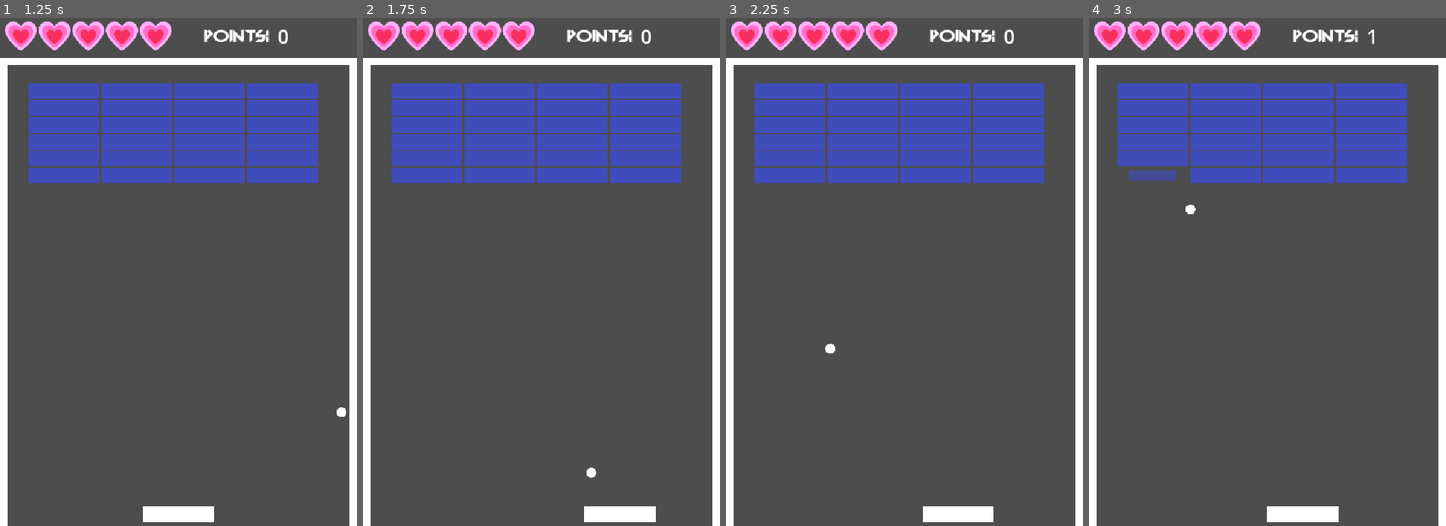
Above: before the commit, frames 1-4 (left to right).
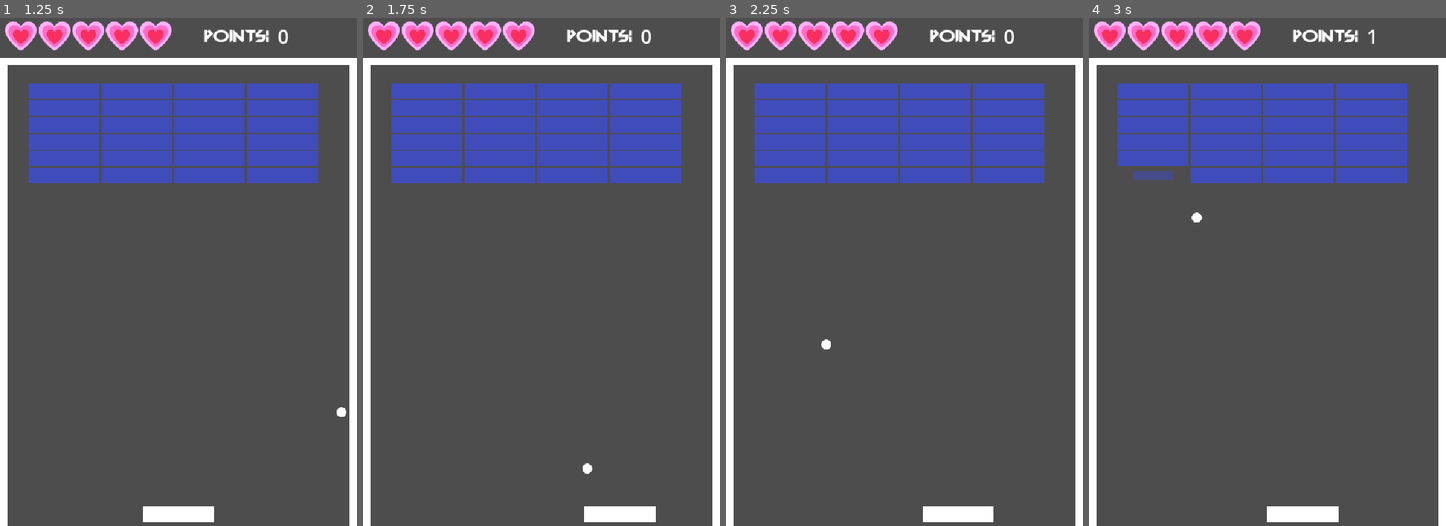
Above: after the commit, the same moments.

Repository: perezosoman/simple-arkanoid
Game: Godot game, scene res://scenes/main.tscn
Two runs of this game, one before a commit and one after it. Both use one fixed random seed, a clock stepped at 60 frames per second and the inputs below.
Inputs (mouse positions are in pixels of both pictures, inside the frame that each line leads up to):
- Up to frame 1 (1.25 s): click "START" at 0.5 s
- Up to frame 2 (1.75 s): move the mouse to (620, 246) at 1.27 s; press the mouse at (620, 246) at 1.28 s
- Up to frame 3 (2.25 s): move the mouse to (833, 297) at 2.02 s; release the mouse at (833, 297) at 2.03 s; click (833, 297) at 2.1 s
- Up to frame 4 (3 s): move the mouse to (1303, 160) at 2.77 s; press the mouse at (1303, 160) at 2.78 s

Frame 1 is identical in both runs. In frame 2, less than 0.1% of the frame differs, in the area x 61-66%, y 87-91%; in frame 3, less than 0.1%; in frame 4, 0.2%, in the area x 11-32%, y 30-41%.

Commit message:
Cambio d e version y problemas menores

Diff:
--- a/project.godot
+++ b/project.godot
@@ -8,12 +8,16 @@
 
 config_version=5
 
+[animation]
+
+compatibility/default_parent_skeleton_in_mesh_instance_3d=true
+
 [application]
 
 config/name="Simple Arkanoid con Godot"
 config/version="0.1"
 run/main_scene="uid://dfv6po51h533m"
-config/features=PackedStringArray("4.5", "GL Compatibility")
+config/features=PackedStringArray("4.6", "GL Compatibility")
 config/icon="uid://diouyaurldvxy"
 
 [autoload]
--- a/scenes/levels/test_special_blocks.tscn
+++ b/scenes/levels/test_special_blocks.tscn
@@ -7,7 +7,6 @@
 [ext_resource type="PackedScene" uid="uid://c3p87o0a1qqbu" path="res://scenes/blocks/block.tscn" id="5_fk7q5"]
 [ext_resource type="PackedScene" uid="uid://clx4sd6pqtvfu" path="res://scenes/blocks/hard_block.tscn" id="6_01ki5"]
 [ext_resource type="PackedScene" uid="uid://ed13xv1r5uc1" path="res://scenes/blocks/unbreakable_block.tscn" id="7_ppiiu"]
-[ext_resource type="Script" uid="uid://cptsarjkdgqm8" path="res://scripts/tile_map_layer.gd" id="8_oaxp8"]
 
 [sub_resource type="TileSetScenesCollectionSource" id="TileSetScenesCollectionSource_ppiiu"]
 resource_name = "Blocks"
@@ -38,7 +37,6 @@
 position = Vector2(67, 130)
 tile_map_data = PackedByteArray("AAAAAAAAAAAAAAAAAQAAAAEAAAAAAAAAAQAAAAIAAAAAAAAAAQAAAAMAAAAAAAAAAQAAAAQAAAAAAAAAAQAAAA …(560 unchanged characters)…
 tile_set = SubResource("TileSet_oaxp8")
-script = ExtResource("8_oaxp8")
 
 [node name="Respawn" type="Marker2D" parent="."]
 position = Vector2(384, 635)
--- a/scenes/main.tscn
+++ b/scenes/main.tscn
@@ -1,27 +1,27 @@
-[gd_scene load_steps=10 format=3 uid="uid://dfv6po51h533m"]
+[gd_scene format=3 uid="uid://dfv6po51h533m"]
 
 [ext_resource type="Script" uid="uid://cp317grrj6thc" path="res://scripts/main.gd" id="1_lquwl"]
 [ext_resource type="PackedScene" uid="uid://ysltngpvhpun" path="res://scenes/welcome.tscn" id="2_0wfyh"]
 [ext_resource type="PackedScene" uid="uid://drlkcl654d6nm" path="res://scenes/levels/level_0.tscn" id="2_85g3d"]
 [ext_resource type="PackedScene" uid="uid://bd270h3yo81o2" path="res://scenes/levels/level_1.tscn" id="2_jyhfs"]
+[ext_resource type="PackedScene" uid="uid://cwyyk40xakov3" path="res://scenes/levels/level_2.tscn" id="3_tbgi4"]
 [ext_resource type="PackedScene" uid="uid://csfhd6hhltvcj" path="res://scenes/levels/level_3.tscn" id="2_tipki"]
-[ext_resource type="PackedScene" uid="uid://cwyyk40xakov3" path="res://scenes/levels/level_2.tscn" id="3_tbgi4"]
 [ext_resource type="PackedScene" uid="uid://b4l260h0prd0l" path="res://scenes/ui.tscn" id="4_tefeu"]
 [ext_resource type="Script" uid="uid://dbf7rb2x7s2g4" path="res://scripts/ui.gd" id="5_o6xl0"]
 [ext_resource type="PackedScene" uid="uid://e20kk7vffts0" path="res://scenes/game_over.tscn" id="6_tipki"]
 
-[node name="Main" type="Node"]
+[node name="Main" type="Node" unique_id=1902995241]
 script = ExtResource("1_lquwl")
 levels = Array[PackedScene]([ExtResource("2_85g3d"), ExtResource("2_jyhfs"), ExtResource("3_tbgi4"), ExtResource("2_tipki")])
 
-[node name="Welcome" parent="." instance=ExtResource("2_0wfyh")]
+[node name="Welcome" parent="." unique_id=725685424 instance=ExtResource("2_0wfyh")]
 
-[node name="UI" parent="." instance=ExtResource("4_tefeu")]
+[node name="UI" parent="." unique_id=163151163 instance=ExtResource("4_tefeu")]
 visible = false
 z_index = 10
 script = ExtResource("5_o6xl0")
 
-[node name="GameOver" parent="." instance=ExtResource("6_tipki")]
+[node name="GameOver" parent="." unique_id=371409977 instance=ExtResource("6_tipki")]
 visible = false
 z_index = 100
 
--- a/scripts/Global.gd
+++ b/scripts/Global.gd
@@ -1,4 +1,14 @@
 extends Node
 
-var score: int = 0
-var lives: int = 5
+signal score_changed(new_score: int)
+signal lives_changed(new_lives: int)
+
+var score: int = 0:
+	set(value):
+		score = value
+		score_changed.emit(score)
+
+var lives: int = 5:
+	set(value):
+		lives = value
+		lives_changed.emit(lives)
--- a/scripts/background.gd
+++ b/scripts/background.gd
@@ -6,8 +6,7 @@
 
 func _on_death_zone_body_entered(body: Node2D) -> void:
 	if body.is_in_group("ball"):
-		print ("Pelota perdida!!")
-		emit_signal("ball_lost")
+		ball_lost.emit()
 		body.queue_free()
 		# Elimina la pelota que ha caído en la zona de muerte.
 		# La nueva pelota se generará desde el nodo principal.
--- a/scripts/ball.gd
+++ b/scripts/ball.gd
@@ -6,10 +6,12 @@
 @export var speed: float = 5
 
 func _physics_process(_delta: float) -> void:
-	var collided := move_and_collide(direction * speed * _delta)
-	if (collided):
-		var normal: Vector2 = collided.get_normal()
-		direction = direction.bounce(normal)
-		if collided.get_collider() is Block:
-			var block: Block = collided.get_collider()
-			block.hit()
+	velocity = direction * speed
+	move_and_slide()
+	var collision_count := get_slide_collision_count()
+	if collision_count > 0:
+		var collision := get_slide_collision(0)
+		direction = direction.bounce(collision.get_normal())
+		var collider := collision.get_collider()
+		if collider is Block:
+			(collider as Block).hit()
--- a/scripts/blocks/block.gd
+++ b/scripts/blocks/block.gd
@@ -3,12 +3,17 @@
 
 signal block_was_hit
 
+var _is_dead := false
+
 func destroy_me() -> void:
 	var tween := create_tween()
 	tween.parallel().tween_property(self, "scale", Vector2(0, 0), 0.3)
 	tween.parallel().tween_property(self, "modulate:a", 0, 0.3)
-	tween.connect("finished", Callable(self, "queue_free"))
+	tween.connect("finished", queue_free)
 
 func hit() -> void:
+	if _is_dead:
+		return
+	_is_dead = true
 	block_was_hit.emit()
 	destroy_me()
--- a/scripts/blocks/unbreakable_block.gd
+++ b/scripts/blocks/unbreakable_block.gd
@@ -1,5 +1,5 @@
 extends Block
-
+class_name UnbreakableBlock
 
 func hit()-> void:
 	pass
--- a/scripts/level.gd
+++ b/scripts/level.gd
@@ -11,27 +11,28 @@
 	call_deferred("_connect_blocks")
 
 func _connect_blocks() -> void:
-	var blocks: Array[Node] = get_tree().get_nodes_in_group("block")
-	print ("Hay : " + str(blocks.size()) + " bloques")
-	for block in blocks:
-		if block is Block:
+	for block in get_tree().get_nodes_in_group("block"):
+		if block is Block and block is not UnbreakableBlock:
 			(block as Block).block_was_hit.connect(_on_block_block_was_hit)
 
 
 func start_new_game() -> void:
 	var new_ball: Ball = preload("res://scenes/ball.tscn").instantiate()
 	var ball_position := respawn_ball.position
-	new_ball.set_deferred("position", ball_position)
+	new_ball.position = ball_position
 	call_deferred("add_child", new_ball)
 
 
 func _on_block_block_was_hit() -> void:
-	print ("Bloque golpeado")
 	increase_point.emit()
-	var blocks: Array[Node] = get_tree().get_nodes_in_group("block")
-	var total_blocks := blocks.size()
-	print ("Bloques restantes : " +str(total_blocks))
-	if total_blocks == 1:
+	# Count remaining breakable blocks that are still alive
+	var breakable_alive := 0
+	for block in get_tree().get_nodes_in_group("block"):
+		if block is Block and block is not UnbreakableBlock:
+			var b := block as Block
+			if not b._is_dead:
+				breakable_alive += 1
+	if breakable_alive == 0:
 		next_level.emit()
 
 
--- a/scripts/main.gd
+++ b/scripts/main.gd
@@ -14,6 +14,8 @@
 	welcome.visible = true
 	ui.visible = false
 	game_over.visible = false
+	Global.score_changed.connect(ui.update_score)
+	Global.lives_changed.connect(ui.update_lives)
 
 # ---------------------------------
 
@@ -25,7 +27,6 @@
 	current_level_index = 0
 	Global.lives = 5
 	Global.score = 0
-	ui.update_lives()
 	load_level()
 
 
@@ -67,13 +68,12 @@
 	if is_game_over:
 		return
 	# Pierde una vida
+	Global.lives = max(0, Global.lives - 1)
 	if Global.lives > 0:
-		Global.lives -= 1
 		current_level.start_new_game()
 	else:
-		# Global.lives = 0
+		is_game_over = true
 		show_game_over()
-	ui.update_lives()
 
 func _on_level_completed() -> void:
 	current_level_index += 1
--- a/scripts/player.gd
+++ b/scripts/player.gd
@@ -11,17 +11,16 @@
 
 
 func _physics_process(_delta: float) -> void:
-	var direction_x := target_position.x - position.x
-	if abs(direction_x) > THRESHOLD:
-		direction_x = sign(direction_x)
-		velocity = Vector2(direction_x * SPEED,0)
+	var diff := target_position.x - position.x
+	if abs(diff) > THRESHOLD:
+		velocity.x = sign(diff) * SPEED
+		velocity.y = 0
 		move_and_slide()
-		# Mantener la posicion de Y fija
-		position.y = start_position.y
 	else:
-		# Detenemos el player al llegar a la posicion objetivo
 		velocity = Vector2.ZERO
 		position.x = target_position.x
+	# Keep paddle at fixed Y level
+	position.y = start_position.y
 
 
 
--- a/scripts/tile_map_layer.gd
+++ /dev/null
@@ -1,7 +0,0 @@
-extends TileMapLayer
-
-func _enter_tree() -> void:
-	print ("TileMapLayer._enter_tree()")
-
-func _ready() -> void:
-	print ("TileMapLayer._ready()")
--- a/scripts/ui.gd
+++ b/scripts/ui.gd
@@ -2,19 +2,11 @@
 class_name UI_Points
 
 @onready var container: GridContainer = %GridContainer
-func _process(_delta: float) -> void:
-	(%ScorePoints as Label).text = str(Global.score)
 
+func update_score(new_score: int) -> void:
+	(%ScorePoints as Label).text = str(new_score)
 
-func update_lives() -> void:
-	var childs_count := container.get_child_count()
-	var childs := container.get_children()
-	var index := 0
-	# Haz visible solo los hijos que corresponden a las vidas restantes
-	while (index < Global.lives):
-		(childs[index] as Control).visible = true
-		index += 1
-	# Si hay mas hijos que vidas, oculta los excedentes
-	while (index < childs_count):
-		(childs[index] as Control).visible = false
-		index += 1
+func update_lives(new_lives: int) -> void:
+	var children := container.get_children()
+	for i in children.size():
+		(children[i] as Control).visible = i < new_lives
Not shown: 1 places in scenes/levels/blocks-tileset.tres that only renumber resources
Not shown: 1 places in scenes/levels/test_special_blocks.tscn that only renumber resources
Not shown, removed: scripts/tile_map_layer.gd.uid
Not shown, changed: architecture.md
